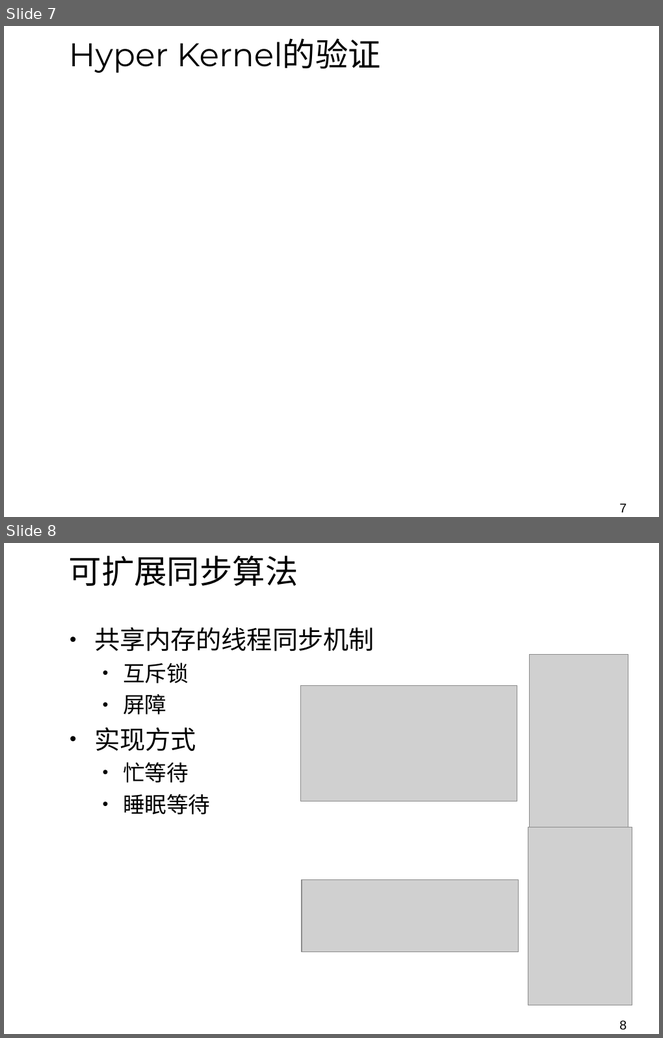
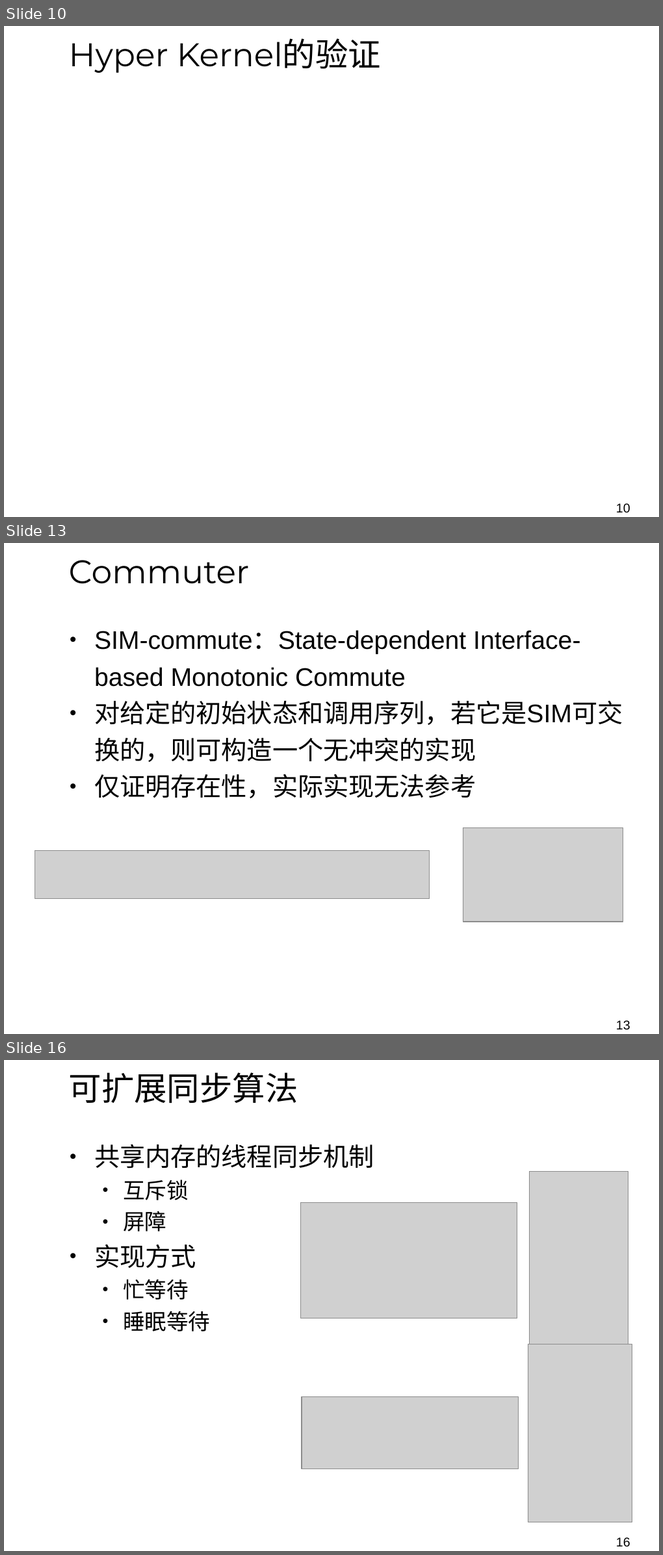
Before and after one commit to NIC0NIC0NI/OS_reports, a slide deck: Presentation.pptx. Shown one above the other, each under a label of ours: slides 7 and 8 before the commit, slides 10, 13 and 16 after it; the slides between them are not shown. The pictures are 663x1038 and 663x1555 pixels, drawn with LibreOffice and Linux fonts; fonts in the diff are those of the drawing; grey boxes stand for pictures; background and template pictures are left out. Boxes give left, top, right and bottom in pixels: in the first picture for what was removed or moved away, otherwise in the second. Text is boxed around its words. In the diff, an @@ line names an element or a change of style, - is before the commit and + after.

```diff
--- a/Presentation.pptx
+++ b/Presentation.pptx
@@ slide 13 added at [4, 543, 659, 1034], background picture (left out) @@
@@ title added at [69, 560, 250, 584], 36 pt, text #000000 @@
+Commuter
@@ text added at [94, 630, 623, 798], 28 pt, text #000000 @@
+• SIM-commute：State-dependent Interface-based Monotonic Commute
+• 对给定的初始状态和调用序列，若它是SIM可交换的，则可构造一个无冲突的实现
+• 仅证明存在性，实际实现无法参考
@@ picture added at [464, 828, 623, 923] @@
@@ picture added at [35, 851, 429, 899] @@
@@ page number added at [616, 1021, 631, 1031], 14 pt, text #000000 @@
+13
@@ what was slide 7 is now slide 10 @@
@@ page number at [616, 504, 631, 514]: text changed @@
-7
+10
@@ what was slide 8 is now slide 16 @@
@@ page number at [616, 1538, 631, 1548]: text changed @@
-8
+16
```
Also in this commit, not shown: 6 slides changed, 25 other slides added.
